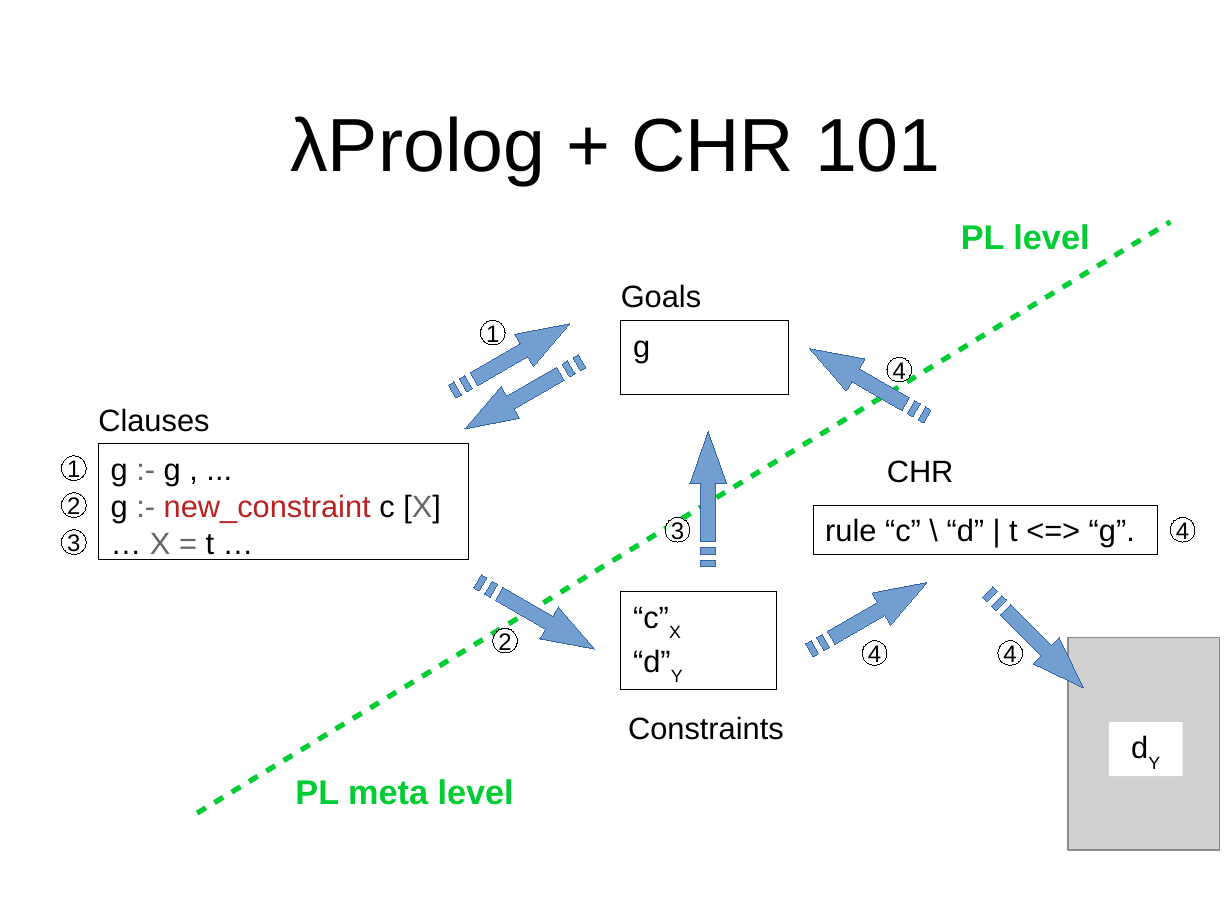
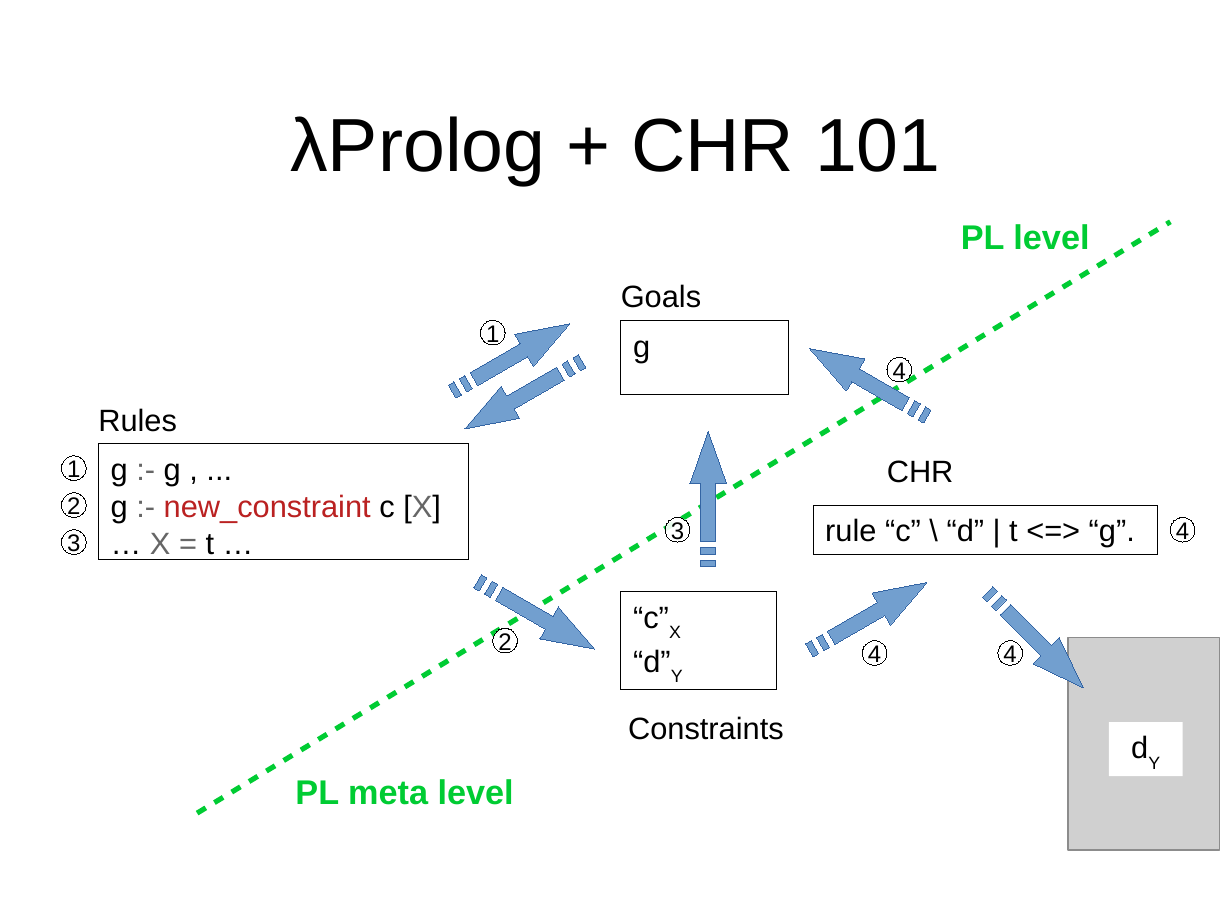
Before and after one commit to gares/demo-nantes-20-12-2023, a slide deck: slide 19 of slides.odp. Drawn at 1232x924 pixels with LibreOffice and Linux fonts; fonts in the diff are those of the drawing; grey boxes stand for pictures; background and template pictures are left out. Boxes give left, top, right and bottom in pixels: in the first picture for what was removed or moved away, otherwise in the second. Text is boxed around its words. In the diff, an @@ line names an element or a change of style, - is before the commit and + after.

```diff
--- a/slides.odp
+++ b/slides.odp
@@ text at box(98, 408, 177, 432): text changed @@
-Clauses
+Rules
```
Also in this commit, not shown: 39 other slides changed, 1 slide added, 5 other files.
